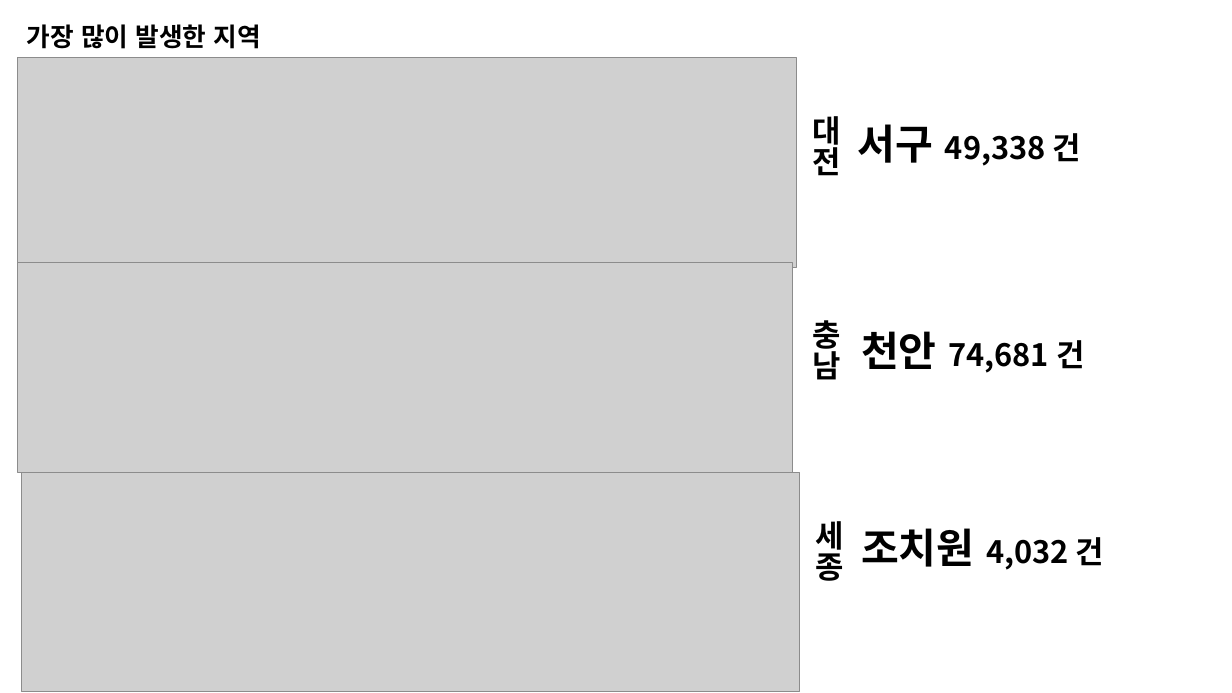
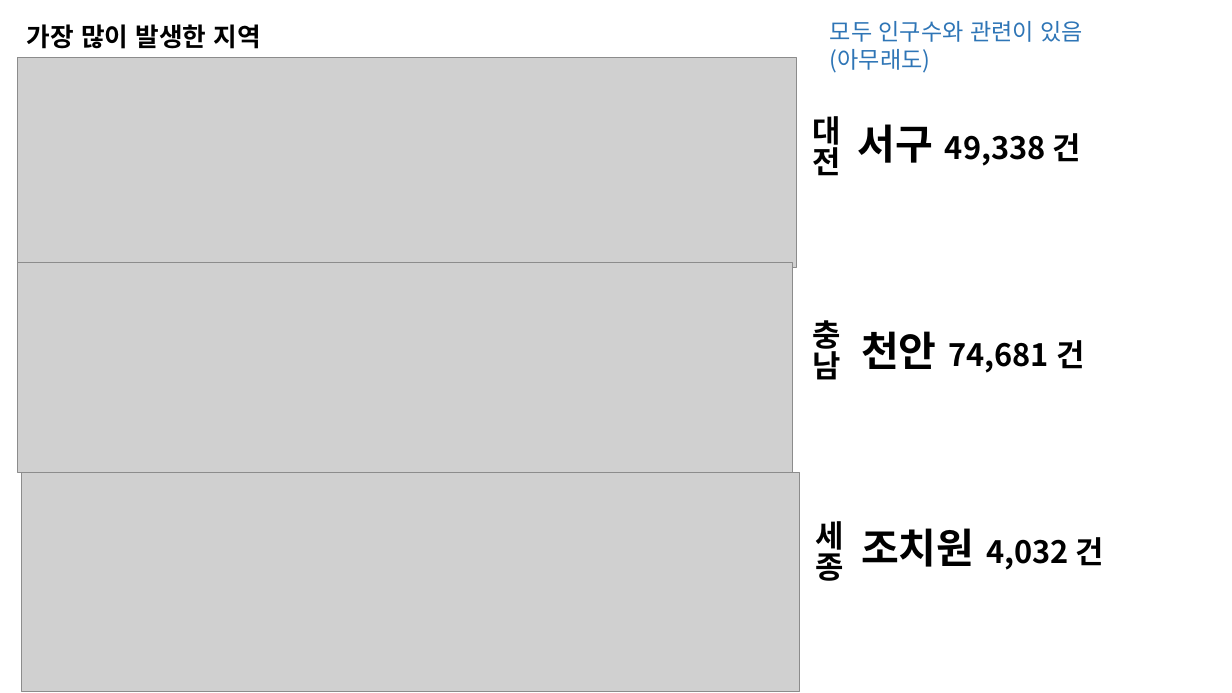
Before and after one commit to Dev1120/ForPolice, a slide deck: slide 6 of lsg/0209 정리 ing.pptx. Drawn at 1232x693 pixels with LibreOffice and Linux fonts; fonts in the diff are those of the drawing; grey boxes stand for pictures. Boxes give left, top, right and bottom in pixels: in the first picture for what was removed or moved away, otherwise in the second. Text is boxed around its words. In the diff, an @@ line names an element or a change of style, - is before the commit and + after.

```diff
--- a/lsg/0209 정리 ing.pptx
+++ b/lsg/0209 정리 ing.pptx
@@ text added at <box>830,21,1083,73</box>, 18 pt, text #2E75B6 @@
+모두 인구수와 관련이 있음
+(아무래도)
```
Also in this commit, not shown: 2 other slides changed, 3 other files.
